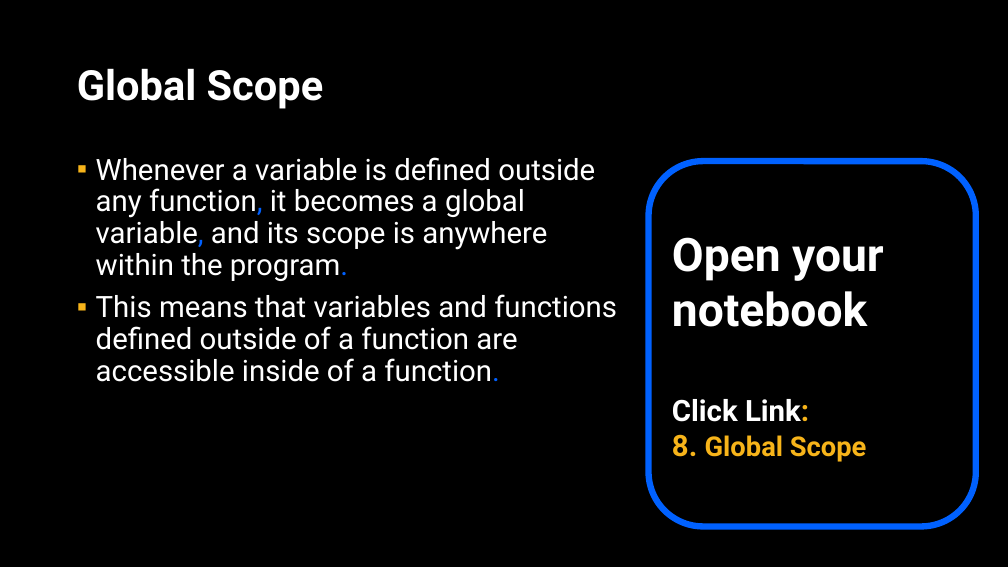
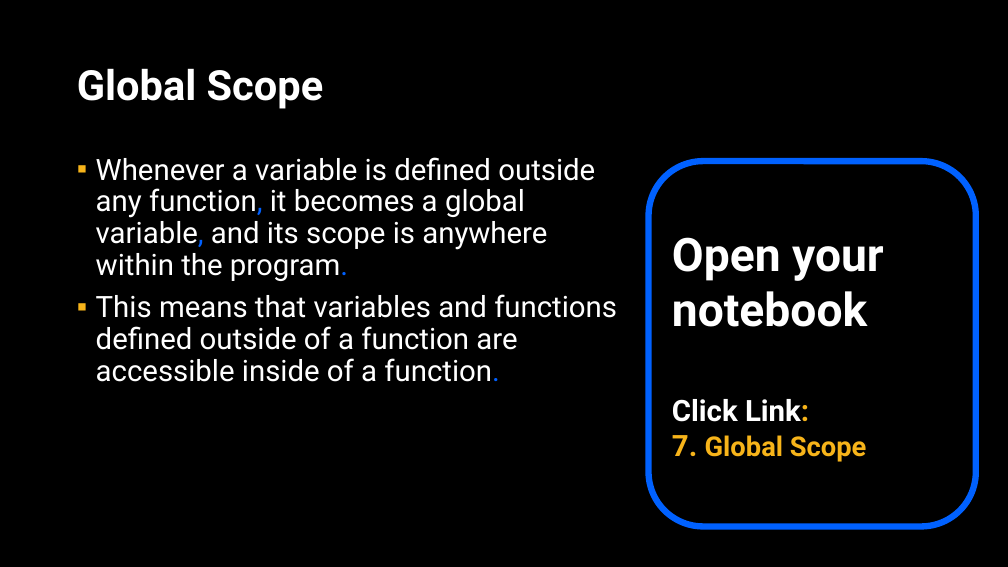
Before and after one commit to APS106/APS106-winter-2025-kinsella-goodfellow, a slide deck: slide 61 of lectures/week2/lecture2/slides/week2_lecture2.pptx (slide 60 before the commit). Drawn at 1008x567 pixels with LibreOffice and Linux fonts; fonts in the diff are those of the drawing; background and template pictures are left out. Boxes give left, top, right and bottom in pixels: in the first picture for what was removed or moved away, otherwise in the second. Text is boxed around its words. In the diff, an @@ line names an element or a change of style, - is before the commit and + after.

```diff
--- a/lectures/week2/lecture2/slides/week2_lecture2.pptx
+++ b/lectures/week2/lecture2/slides/week2_lecture2.pptx
@@ text in rounded rectangle at (x1=672, y1=435, x2=867, y2=462): text changed @@
-8. Global Scope
+7. Global Scope
```
Also in this commit, not shown: 3 other slides changed, 1 slide added, 3 other files.
